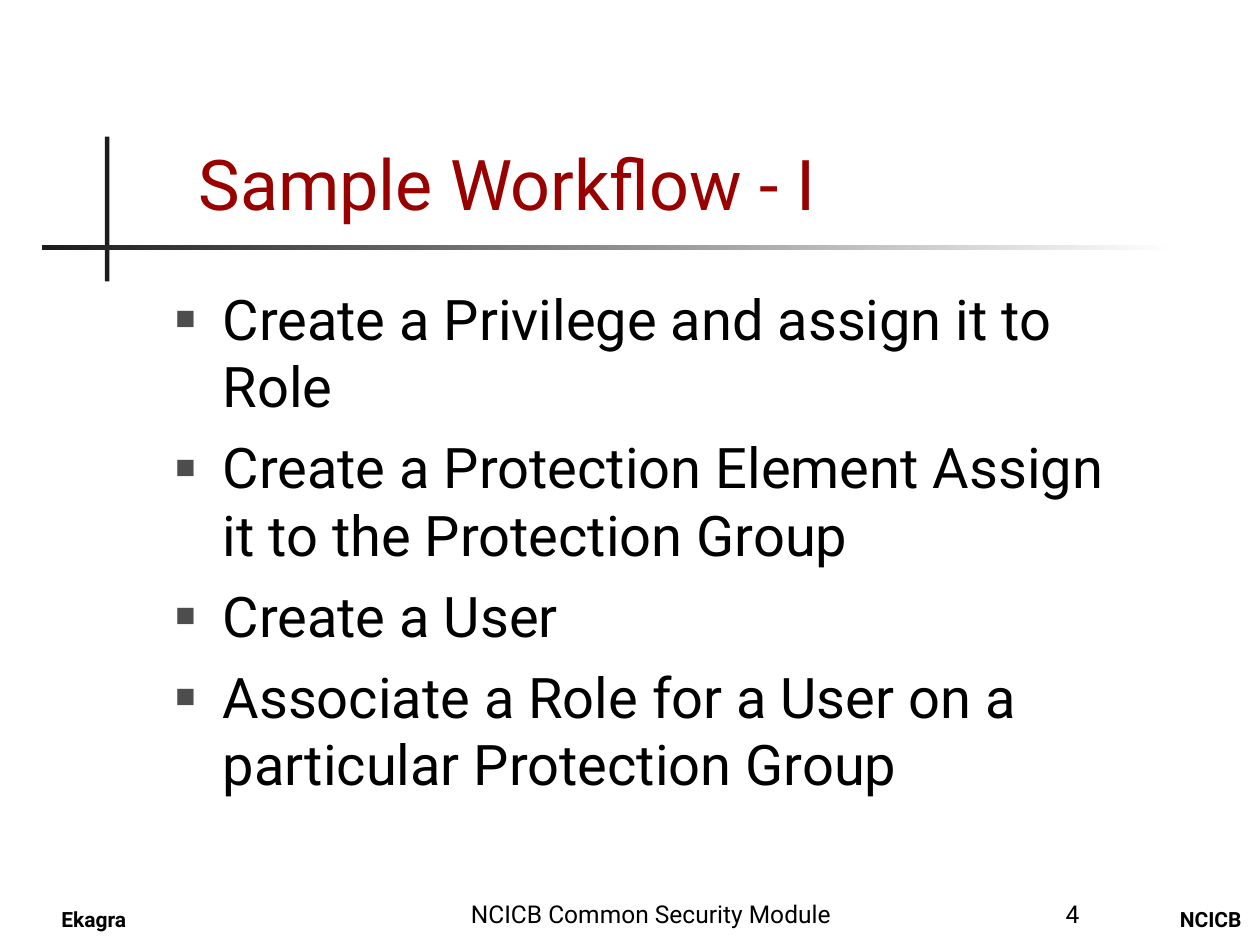
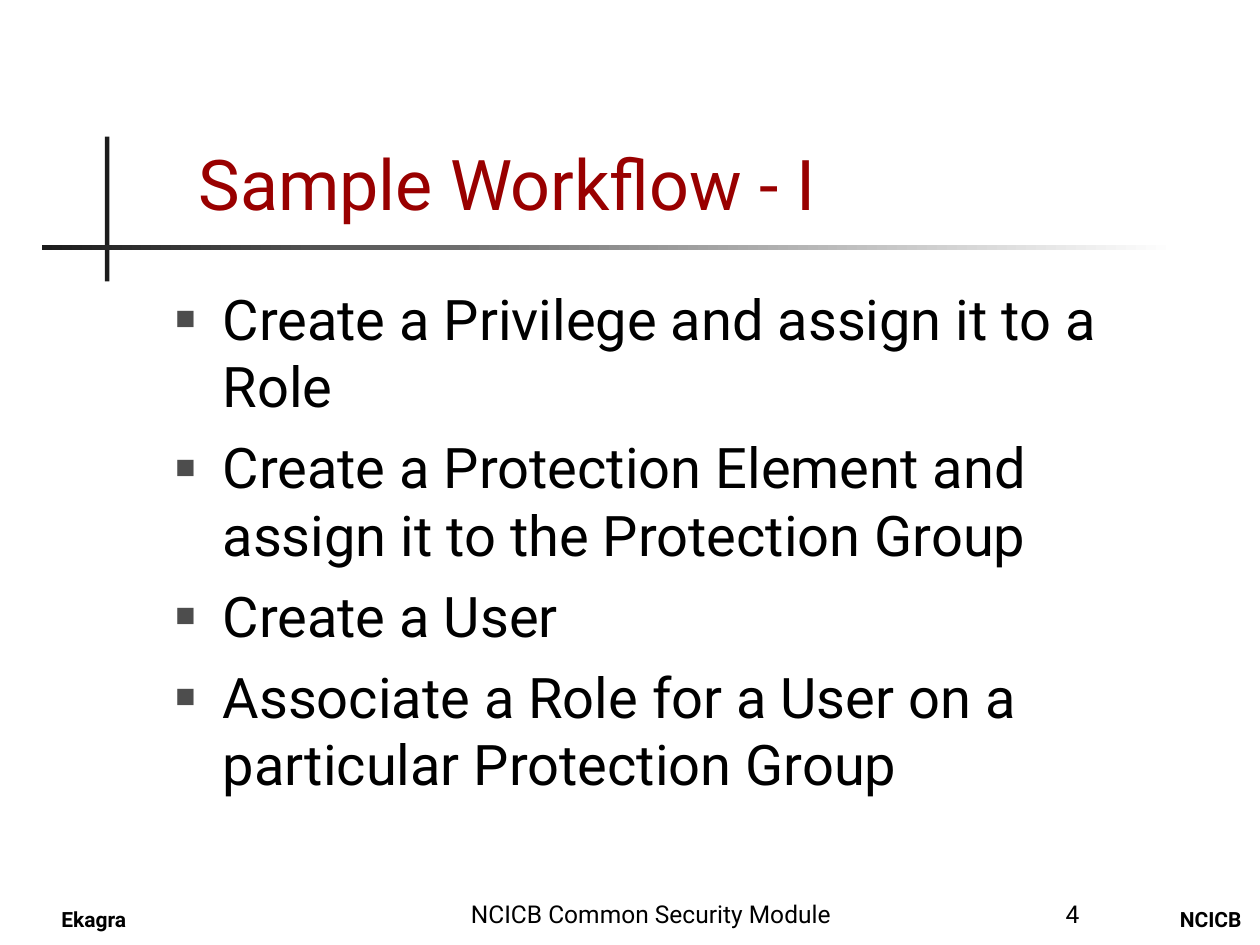
Before and after one commit to CBIIT/common-security-module-docs, a slide deck: slide 4 of CSM_UPT_Presentation.ppt. Drawn at 1260x945 pixels with LibreOffice and Linux fonts; fonts in the diff are those of the drawing; background and template pictures are left out. Boxes give left, top, right and bottom in pixels: in the first picture for what was removed or moved away, otherwise in the second. Text is boxed around its words. In the diff, an @@ line names an element or a change of style, - is before the commit and + after.

```diff
--- a/CSM_UPT_Presentation.ppt
+++ b/CSM_UPT_Presentation.ppt
@@ text at <box>223,298,1095,568</box>: text changed @@
-■ Create a Privilege and assign it to Role
-■ Create a Protection Element Assign it to the Protection Group
+■ Create a Privilege and assign it to a Role
+■ Create a Protection Element and assign it to the Protection Group
```
Also in this commit, not shown: 1 other slide changed.
